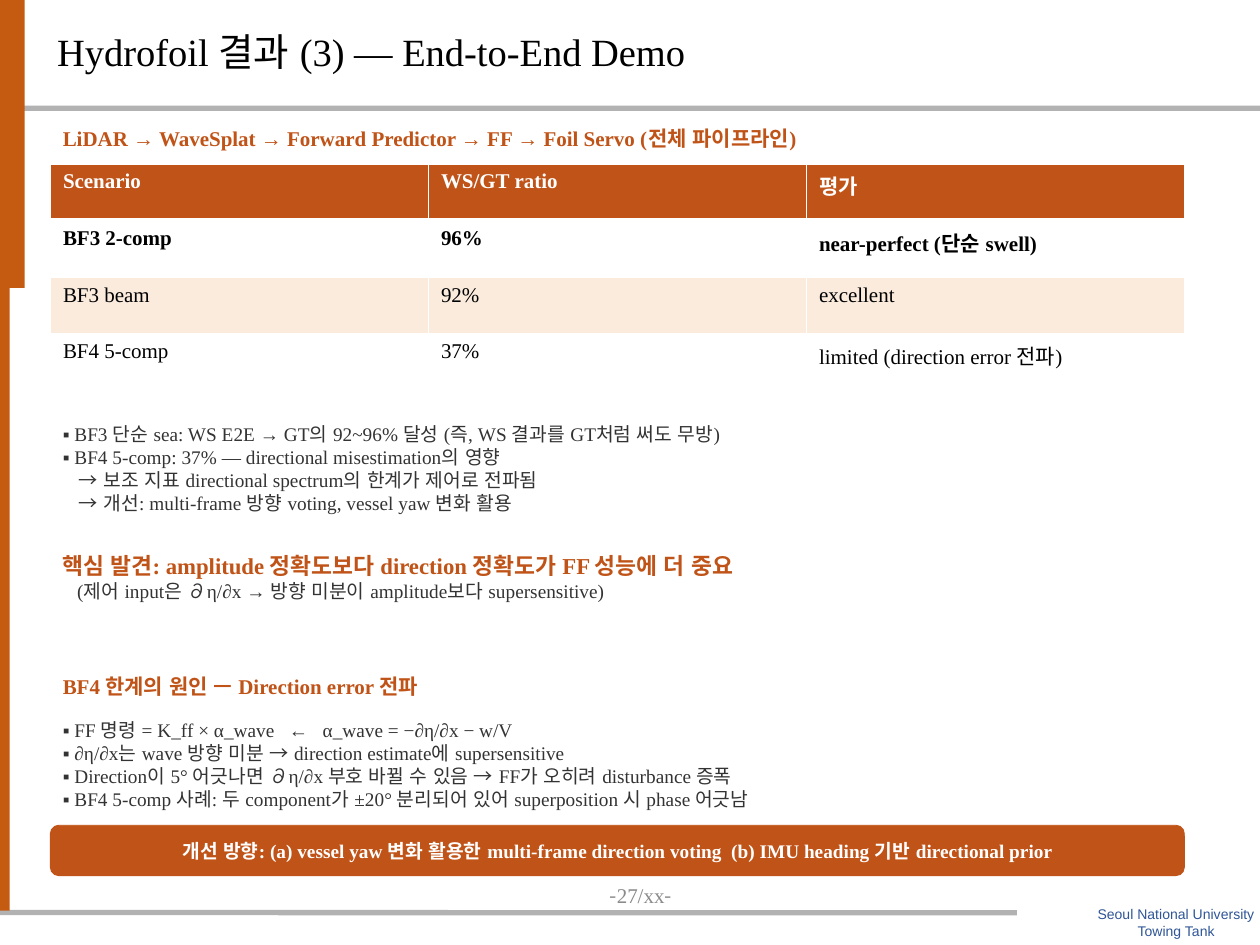
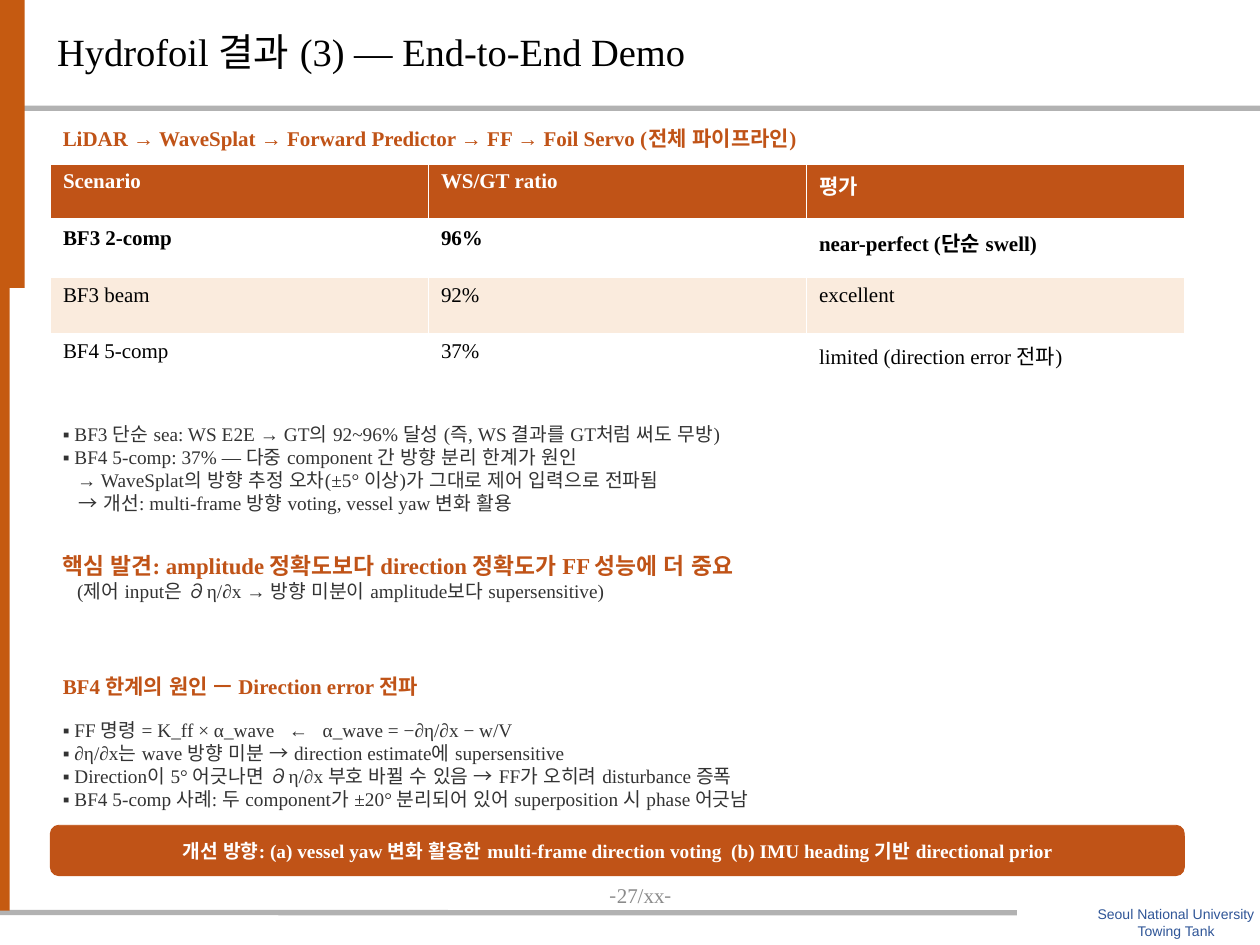
Before and after one commit to SAEYONGPARK94/wavesplat, a slide deck: slide 28 of wavesplat/docs/labmeeting_wavesplat.pptx. Drawn at 1260x945 pixels with LibreOffice and Linux fonts; fonts in the diff are those of the drawing; background and template pictures are left out. Boxes give left, top, right and bottom in pixels: in the first picture for what was removed or moved away, otherwise in the second. Text is boxed around its words. In the diff, an @@ line names an element or a change of style, - is before the commit and + after.

```diff
--- a/wavesplat/docs/labmeeting_wavesplat.pptx
+++ b/wavesplat/docs/labmeeting_wavesplat.pptx
@@ text at [74, 444, 658, 491]: text changed @@
-▪ BF4 5-comp: 37% — directional misestimation의 영향
-→ 보조 지표 directional spectrum의 한계가 제어로 전파됨
+▪ BF4 5-comp: 37% — 다중 component 간 방향 분리 한계가 원인
+→ WaveSplat의 방향 추정 오차(±5° 이상)가 그대로 제어 입력으로 전파됨
```
Also in this commit, not shown: 1 other slide changed, 1 other file.
